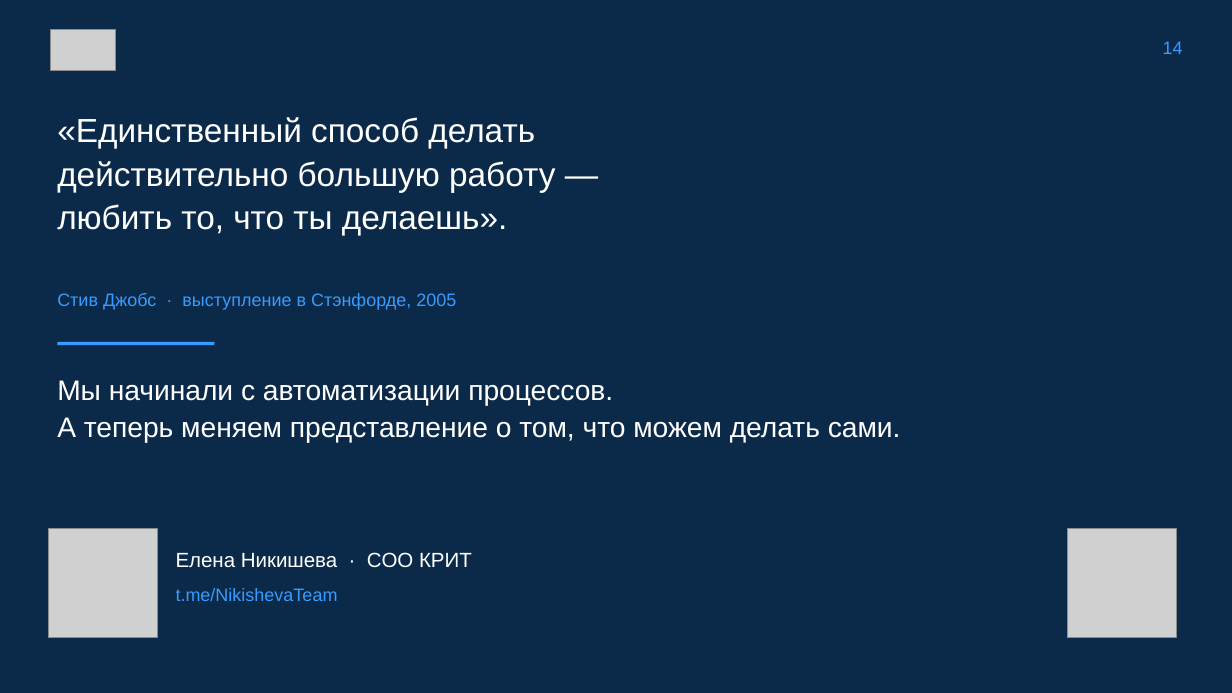
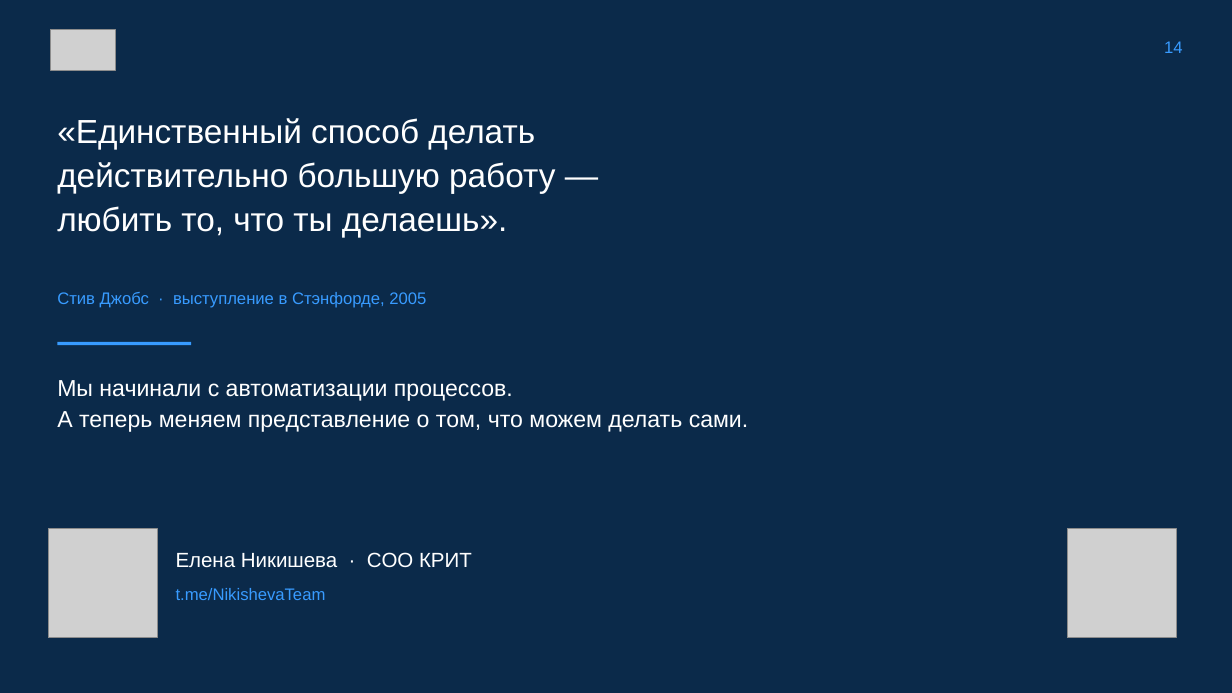
Before and after one commit to Nikisheva/html_krit, a slide deck: slide 14 of HR_API_KRIT_Nikisheva_2026.pptx. Drawn at 1232x693 pixels with LibreOffice and Linux fonts; fonts in the diff are those of the drawing; grey boxes stand for pictures. Boxes give left, top, right and bottom in pixels: in the first picture for what was removed or moved away, otherwise in the second. Text is boxed around its words. In the diff, an @@ line names an element or a change of style, - is before the commit and + after.

```diff
--- a/HR_API_KRIT_Nikisheva_2026.pptx
+++ b/HR_API_KRIT_Nikisheva_2026.pptx
@@ text "«Единственный способ делать" at [57, 118, 555, 237]: line spacing 1.08 to 1.1 @@
@@ rectangle: place and size @@
-rectangle at [57, 342, 214, 345]
+rectangle at [57, 342, 191, 345]
@@ text "Мы начинали с автоматизации процессов." at [57, 380, 749, 432]: size 22 to 18 pt; line spacing 1.08 to 1.12 @@
@@ size 14 to 13 pt in 3 elements at [1164, 41, 1183, 53], [57, 292, 426, 308], [176, 588, 326, 600] @@
```
Also in this commit, not shown: 11 other slides changed, 2 slides added, 2 slides removed, 4 other files.
